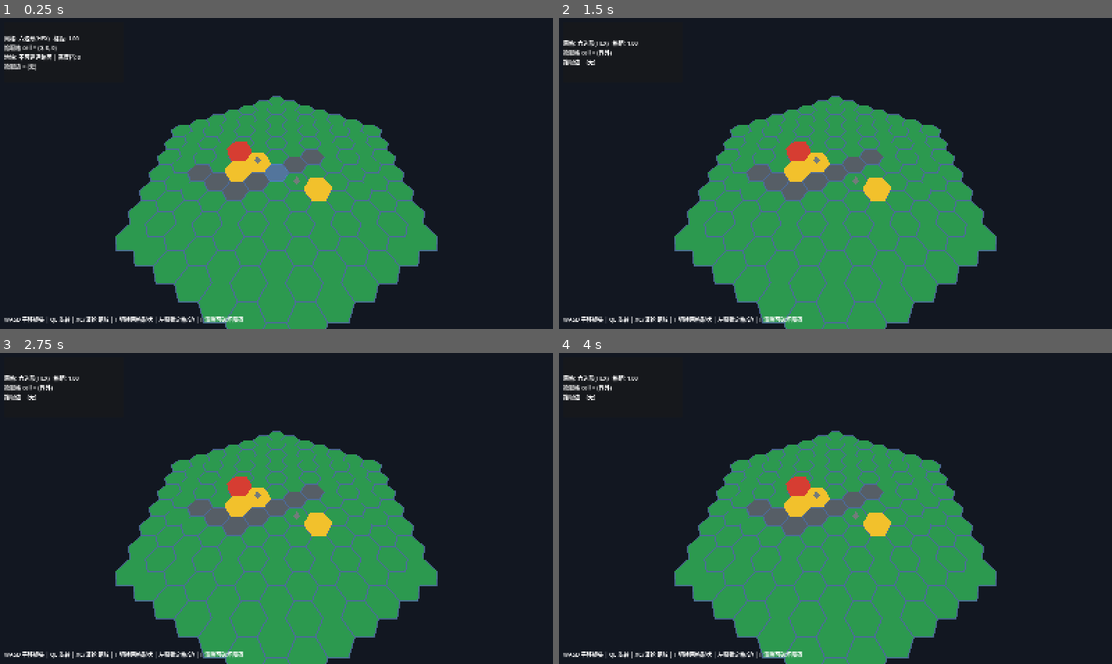
Above: before the commit, frames 1-4 (two rows, left to right).
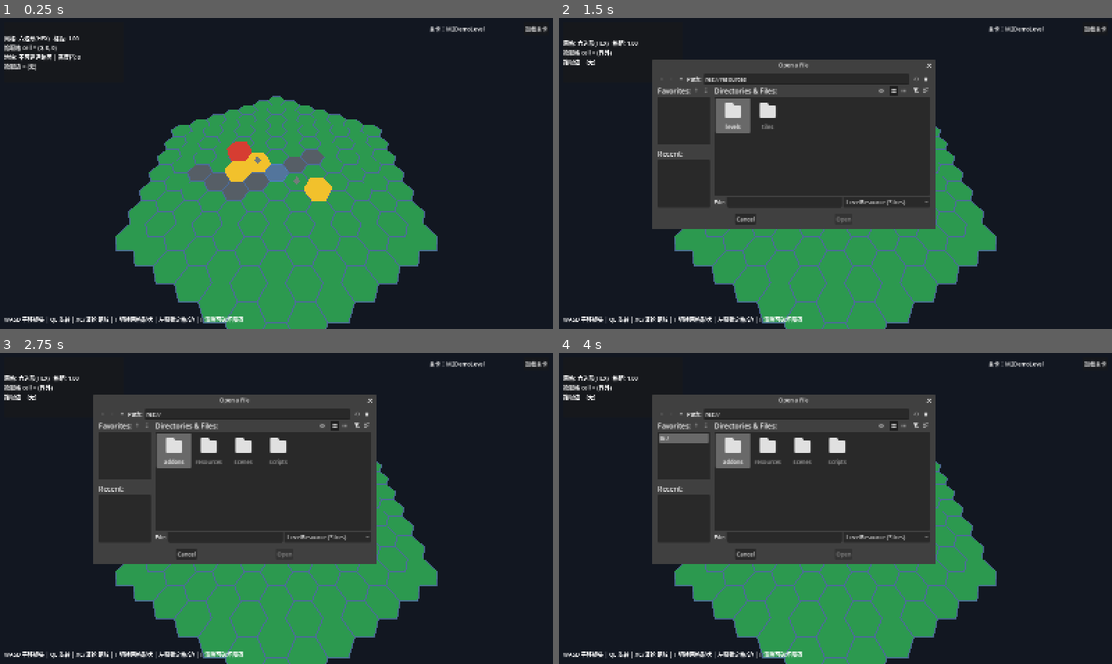
Above: after the commit, the same moments.

Repository: granjzil-art/MirrorDefender
Game: Godot game, scene res://scenes/Main.tscn
Same seed, same stepped clock (60 frames per second), same inputs: the game is played once before the commit and once after it.
Inputs (mouse positions are in pixels of both pictures, inside the frame that each line leads up to):
- Up to frame 1 (0.25 s): no input
- Up to frame 2 (1.5 s): click (1095, 27) at 0.5 s, where only the run after the commit has a clickable "加载关卡"; click (680, 80) at 1.27 s
- Up to frame 3 (2.75 s): click (121, 415) at 2.02 s
- Up to frame 4 (4 s): click (918, 415) at 2.77 s; click (923, 415) at 3.52 s

The runs differ from the first frame. In frame 1, 0.2% of the frame differs, in the area x 77-99%, y 2-5%; in frame 2, 23%; in frame 3, 23%; in frame 4, 23%, in the area x 16-99%, y 2-68%.

Commit message:
[Level] 添加运行时调试选关入口

Diff:
--- a/scenes/Main.tscn
+++ b/scenes/Main.tscn
@@ -7,6 +7,8 @@
 [ext_resource type="Script" path="res://scripts/tile/TileManager.gd" id="5_tile_manager"]
 [ext_resource type="Script" path="res://scripts/tile/TileRenderer.gd" id="6_tile_renderer"]
 [ext_resource type="Resource" path="res://resources/levels/M2DemoLevel.tres" id="7_level"]
+[ext_resource type="Script" path="res://scripts/level/LevelLoader.gd" id="8_level_loader"]
+[ext_resource type="Script" path="res://scripts/level/LevelDebugPanel.gd" id="9_level_debug_panel"]
 
 [sub_resource type="Environment" id="Env_1"]
 background_mode = 1
@@ -17,7 +19,6 @@
 
 [node name="Main" type="Node3D"]
 script = ExtResource("1_main")
-level = ExtResource("7_level")
 
 [node name="WorldEnvironment" type="WorldEnvironment" parent="."]
 environment = SubResource("Env_1")
@@ -42,6 +43,10 @@
 
 [node name="TileRenderer" type="Node3D" parent="."]
 script = ExtResource("6_tile_renderer")
+
+[node name="LevelLoader" type="Node" parent="."]
+script = ExtResource("8_level_loader")
+initial_level = ExtResource("7_level")
 
 [node name="CameraRig" type="Node3D" parent="."]
 script = ExtResource("4_cam")
@@ -77,3 +82,15 @@
 offset_right = -16.0
 offset_bottom = -12.0
 text = "WASD 平移 | QE 旋转 | XC/滚轮 缩放 | T 切换网格 | 左键锁定"
+
+[node name="LevelDebugPanel" type="Control" parent="HUD"]
+layout_mode = 3
+anchors_preset = 1
+anchor_left = 1.0
+anchor_right = 1.0
+offset_left = -360.0
+offset_top = 16.0
+offset_right = -16.0
+offset_bottom = 54.0
+grow_horizontal = 0
+script = ExtResource("9_level_debug_panel")
--- a/scripts/Main.gd
+++ b/scripts/Main.gd
@@ -1,6 +1,6 @@
 ## Main —— M1 主场景控制器
 ##
-## 职责：装配 Grid / Tile / 相机 / 渲染，处理拾取并驱动高亮，更新 HUD。
+## 职责：装配 Level / Grid / Tile / 相机 / 渲染，处理拾取并驱动高亮，更新 HUD。
 ## 这是 M2 的验收入口场景。
 ##
 ## 操作：
@@ -11,15 +11,18 @@
 ##   F    清除锁定的可破坏障碍
 extends Node3D
 
-@export var level: LevelResource
+const LevelLoaderScript := preload("res://scripts/level/LevelLoader.gd")
+const LevelDebugPanelScript := preload("res://scripts/level/LevelDebugPanel.gd")
 
 @onready var grid: GridManager = $GridManager
 @onready var renderer: GridRenderer = $GridRenderer
 @onready var tile_manager: TileManager = $TileManager
 @onready var tile_renderer: TileRenderer = $TileRenderer
+@onready var level_loader: LevelLoaderScript = $LevelLoader
 @onready var cam_rig: CameraController = $CameraRig
 @onready var hud_label: Label = $HUD/Panel/Info
 @onready var hint_label: Label = $HUD/Hint
+@onready var level_debug_panel: LevelDebugPanelScript = $HUD/LevelDebugPanel
 
 var _camera: Camera3D
 var _has_selected_cell: bool = false
@@ -29,15 +32,15 @@
 var _selected_edge_id: String = ""
 
 func _ready() -> void:
-	if level != null:
-		grid.apply_configuration(level.grid_shape, level.grid_cell_size, level.grid_size)
 	_camera = cam_rig.get_camera()
 	renderer.set_grid(grid)
 	tile_manager.set_grid(grid)
 	tile_renderer.set_grid(grid)
 	tile_renderer.set_tile_manager(tile_manager)
-	if level != null:
-		tile_manager.load_level(level)
+	level_loader.configure(grid, tile_manager)
+	level_loader.level_loaded.connect(_on_level_loaded)
+	level_debug_panel.configure(level_loader)
+	level_loader.load_initial_level()
 	_update_hint()
 
 func _process(_delta: float) -> void:
@@ -114,3 +117,9 @@
 	if not _has_selected_cell:
 		return
 	tile_manager.destroy_obstacle_at(_selected_cell)
+
+func _on_level_loaded(_level_resource: LevelResource, _source_path: String) -> void:
+	_has_selected_cell = false
+	_has_selected_edge = false
+	renderer.highlight_cell(Vector3i.ZERO, false)
+	renderer.highlight_edge(Vector3i.ZERO, 0, false)
--- /dev/null
+++ b/scripts/level/LevelDebugPanel.gd
@@ -0,0 +1,92 @@
+## Runtime-only level picker. Production level selection calls LevelLoader directly.
+class_name LevelDebugPanel
+extends Control
+
+const LevelLoaderScript := preload("res://scripts/level/LevelLoader.gd")
+
+@export_group("Feature")
+@export var feature_enabled: bool = true
+
+@export_group("Files")
+@export_dir var initial_directory: String = "res://resources/levels"
+
+var _level_loader: LevelLoaderScript
+var _status_label: Label
+var _load_button: Button
+var _file_dialog: FileDialog
+
+func _ready() -> void:
+	visible = feature_enabled
+	_build_interface()
+
+func configure(level_loader: LevelLoaderScript) -> void:
+	_disconnect_loader()
+	_level_loader = level_loader
+	if _level_loader != null:
+		_level_loader.level_loaded.connect(_on_level_loaded)
+		_level_loader.level_load_failed.connect(_on_level_load_failed)
+	_load_button.disabled = _level_loader == null
+	_update_current_level_status()
+
+func _build_interface() -> void:
+	var toolbar := HBoxContainer.new()
+	toolbar.set_anchors_and_offsets_preset(Control.PRESET_FULL_RECT)
+	toolbar.add_theme_constant_override("separation", 8)
+	add_child(toolbar)
+	_status_label = Label.new()
+	_status_label.text_overrun_behavior = TextServer.OVERRUN_TRIM_ELLIPSIS
+	_status_label.size_flags_horizontal = Control.SIZE_EXPAND_FILL
+	_status_label.tooltip_text = "当前运行时关卡"
+	toolbar.add_child(_status_label)
+	_load_button = Button.new()
+	_load_button.text = "加载关卡"
+	_load_button.tooltip_text = "调试：选择一个 LevelResource .tres"
+	_load_button.pressed.connect(_show_file_dialog)
+	toolbar.add_child(_load_button)
+	_file_dialog = FileDialog.new()
+	_file_dialog.access = FileDialog.ACCESS_RESOURCES
+	_file_dialog.file_mode = FileDialog.FILE_MODE_OPEN_FILE
+	_file_dialog.add_filter("*.tres ; LevelResource")
+	_file_dialog.file_selected.connect(_on_file_selected)
+	add_child(_file_dialog)
+
+func _show_file_dialog() -> void:
+	if _level_loader == null:
+		return
+	_file_dialog.current_dir = initial_directory
+	_file_dialog.popup_centered_ratio(0.65)
+
+func _on_file_selected(path: String) -> void:
+	if _level_loader != null:
+		_level_loader.load_level_path(path)
+
+func _on_level_loaded(level_resource: LevelResource, source_path: String) -> void:
+	var display_path := source_path if not source_path.is_empty() else level_resource.resource_path
+	_status_label.text = "关卡：%s" % _display_name(display_path)
+	_status_label.tooltip_text = display_path
+
+func _on_level_load_failed(source_path: String, reason: String) -> void:
+	_status_label.text = "加载失败：%s" % reason
+	_status_label.tooltip_text = source_path
+
+func _update_current_level_status() -> void:
+	if _status_label == null:
+		return
+	if _level_loader == null or _level_loader.get_current_level() == null:
+		_status_label.text = "关卡：未加载"
+		return
+	var level_resource := _level_loader.get_current_level()
+	_on_level_loaded(level_resource, level_resource.resource_path)
+
+func _display_name(path: String) -> String:
+	if path.is_empty():
+		return "内存关卡"
+	return path.get_file().get_basename()
+
+func _disconnect_loader() -> void:
+	if _level_loader == null:
+		return
+	if _level_loader.level_loaded.is_connected(_on_level_loaded):
+		_level_loader.level_loaded.disconnect(_on_level_loaded)
+	if _level_loader.level_load_failed.is_connected(_on_level_load_failed):
+		_level_loader.level_load_failed.disconnect(_on_level_load_failed)
--- /dev/null
+++ b/scripts/level/LevelLoader.gd
@@ -0,0 +1,71 @@
+## Runtime level loading entry point shared by debug and future production UI.
+class_name LevelLoader
+extends Node
+
+@export_group("Feature")
+@export var feature_enabled: bool = true
+
+@export_group("Startup")
+@export var initial_level: LevelResource
+
+signal level_loaded(level_resource: LevelResource, source_path: String)
+signal level_load_failed(source_path: String, reason: String)
+
+var _grid: GridManager
+var _tile_manager: TileManager
+var _current_level: LevelResource
+
+func configure(grid_manager: GridManager, tile_manager: TileManager) -> void:
+	_grid = grid_manager
+	_tile_manager = tile_manager
+
+func load_initial_level() -> bool:
+	if initial_level == null:
+		_report_failure("", "未配置初始关卡")
+		return false
+	return load_level(initial_level, initial_level.resource_path)
+
+func load_level(level_resource: LevelResource, source_path: String = "") -> bool:
+	if not feature_enabled:
+		_report_failure(source_path, "LevelLoader 已关闭")
+		return false
+	if _grid == null or _tile_manager == null:
+		_report_failure(source_path, "LevelLoader 尚未注入 GridManager 与 TileManager")
+		return false
+	if level_resource == null:
+		_report_failure(source_path, "关卡资源为空")
+		return false
+	var resolved_path := source_path if not source_path.is_empty() else level_resource.resource_path
+	_grid.apply_configuration(
+		level_resource.grid_shape,
+		level_resource.grid_cell_size,
+		level_resource.grid_size
+	)
+	_tile_manager.load_level(level_resource)
+	_current_level = level_resource
+	level_loaded.emit(level_resource, resolved_path)
+	return true
+
+func load_level_path(path: String) -> bool:
+	var normalized_path := path.strip_edges()
+	if not normalized_path.begins_with("res://"):
+		_report_failure(normalized_path, "关卡路径必须位于 res://")
+		return false
+	if not normalized_path.ends_with(".tres"):
+		_report_failure(normalized_path, "关卡文件必须为 .tres")
+		return false
+	var resource: Resource = ResourceLoader.load(
+		normalized_path,
+		"",
+		ResourceLoader.CACHE_MODE_REPLACE_DEEP
+	)
+	if not resource is LevelResource:
+		_report_failure(normalized_path, "所选资源不是 LevelResource")
+		return false
+	return load_level(resource, normalized_path)
+
+func get_current_level() -> LevelResource:
+	return _current_level
+
+func _report_failure(source_path: String, reason: String) -> void:
+	level_load_failed.emit(source_path, reason)
Not shown, added: scripts/level/LevelDebugPanel.gd.uid
Not shown, added: scripts/level/LevelLoader.gd.uid
Not shown, changed: Docs/CHANGELOG.md
Not shown, changed: Docs/systems/Grid_网格系统.md
Not shown, changed: Docs/systems/Level_关卡与存档.md
Not shown, changed: Docs/systems/Tile_地块系统.md
Not shown, changed: Docs/systems/UI_界面系统.md
